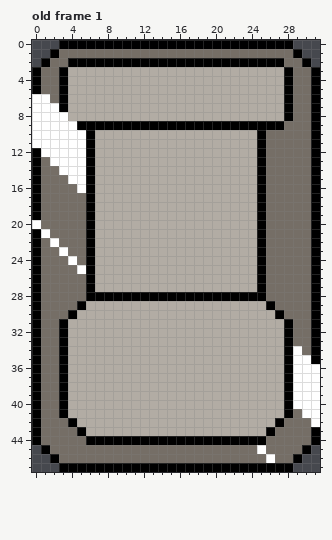
File history of a pixel-art file, assets/sprites/gun card.ase. The picture above is the old version.
32x48 pixels, 1 frame. Shown: old frame 1. The commit also changed other frames, which this record leaves out.
After:
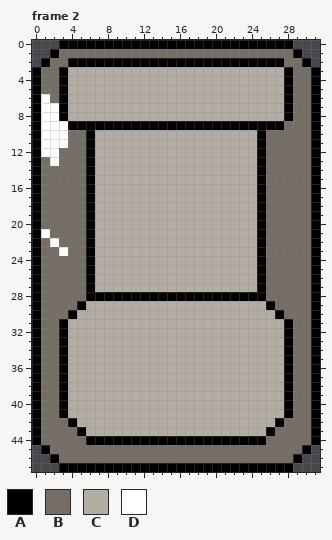
Palette (. is transparent): A #000000  B #756e66  C #b2aca4  D #ffffff
A new or re-ordered frame is compared with the old frame closest to it.
Edits made:
frames 1 -> 6
Frame 2 is new; against old frame 1, layer "Layer 1 Copy":
y 6..7: x 0 D -> A
y 8: x 0 D -> A; x 3 D -> A
y 9: x 0 D -> A; x 4 D -> A
y 10..11: x 0 D -> A; x 4..5 DD -> BB
y 12..14: x 3..5 DDD -> BBB
y 15: x 4..5 DD -> BB
y 16: x 5 D -> B
y 20: x 0 D -> A
y 24: x 4 D -> B
y 25: x 5 D -> B
y 34: x 29 D -> B
y 35: x 29..30 DD -> BB
y 36..40: x 29..31 DDD -> BBA
y 41: x 30..31 DD -> BA
y 42: x 31 D -> A
y 45: x 25 D -> B
y 46: x 26 D -> B
